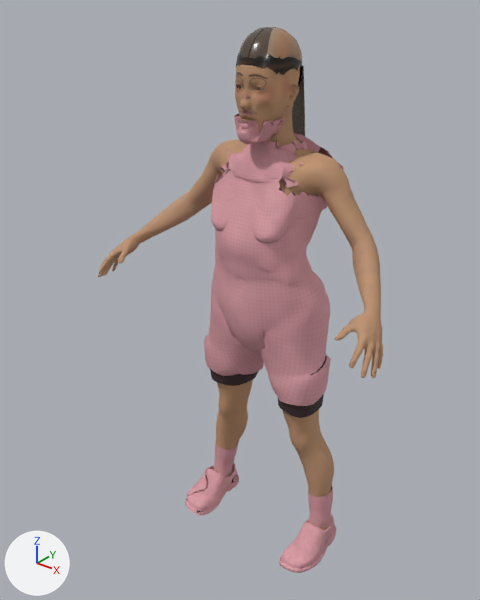
An edit to the glTF model studio/public/assets/characters/char.female-lansia/char.female-lansia.glb, drawn before and after from the same camera.
One viewpoint serves both versions: a camera (50 mm lens) standing at (1.019, -1.436, 1.657) and looking at (-0.053, -0.096, 0.827). The lights are fixed; the arrows at lower left show +X, +Y and +Z. The picture after the commit comes second. Vertices at exactly the same position are counted once.

Before the edit, the objects in view are built like this:
```python
ob_char_female_lansia_mesh = bpy.data.objects.new('char.female-lansia-mesh', me_char_female_lansia)
ob_char_female_lansia_mesh.location = (0.0, 0.0, 0.0)
```
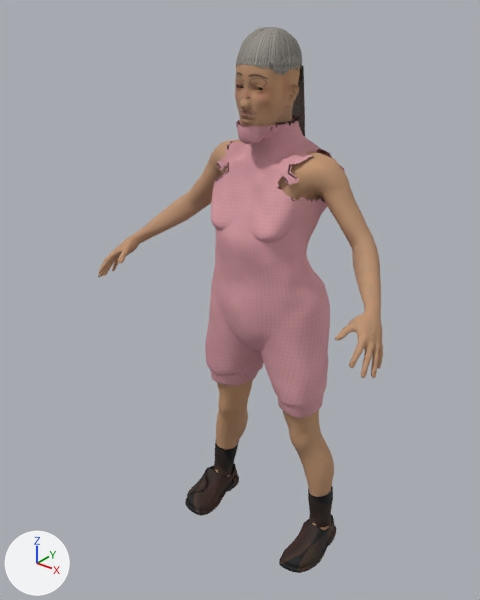
Boxes (x1, y1, x2, y2) around the edits, measured in the pictures (480 x 600 px; the box of a moved part takes in the faces that stretch with it):
'char.female-lansia-mesh', surface changed, reshaped
    both: (98, 27, 383, 573)
part 1 of me_char_female_lansia, moved or reshaped
    before: (209, 114, 344, 380)
    after: (207, 116, 345, 381)
part 2 of me_char_female_lansia, surface changed
    before: (235, 173, 266, 342)
    after: (230, 176, 265, 339)

Patch to the scene script:
```diff
--- a/studio/public/assets/characters/char.female-lansia/char.female-lansia.glb.py
+++ b/studio/public/assets/characters/char.female-lansia/char.female-lansia.glb.py
@@ mat_cloth_shorts @@
 n2 = _N.new('ShaderNodeTexImage'); n2.name = 'Image Texture'
-n2.image = img_tex6
+n2.image = img_tex9
 n3 = _N.new('ShaderNodeSeparateColor'); n3.name = 'Separate Color'
 n4 = _N.new('ShaderNodeTexImage'); n4.name = 'Image Texture.001'
-n4.image = img_tex7
+n4.image = img_tex10
 n5 = _N.new('ShaderNodeNormalMap'); n5.name = 'Normal Map'
@@ mat_cloth_shorts @@
 n6 = _N.new('ShaderNodeTexImage'); n6.name = 'Image Texture.002'
-n6.image = img_tex8
+n6.image = img_tex11
 _L.new(n0.outputs[0], n1.inputs[0])  # 'BSDF' to 'Surface'
@@ mat_cloth_shoes01 @@
 n2 = _N.new('ShaderNodeTexImage'); n2.name = 'Image Texture'
-n2.image = img_tex9
+n2.image = img_tex12
 n3 = _N.new('ShaderNodeSeparateColor'); n3.name = 'Separate Color'
 n4 = _N.new('ShaderNodeTexImage'); n4.name = 'Image Texture.001'
-n4.image = img_tex10
+n4.image = img_tex13
 n5 = _N.new('ShaderNodeNormalMap'); n5.name = 'Normal Map'
@@ mat_cloth_shoes01 @@
 n6 = _N.new('ShaderNodeTexImage'); n6.name = 'Image Texture.002'
-n6.image = img_tex11
+n6.image = img_tex14
 _L.new(n0.outputs[0], n1.inputs[0])  # 'BSDF' to 'Surface'
@@ mat_hair @@
 n4 = _N.new('ShaderNodeTexImage'); n4.name = 'Image Texture'
-n4.image = img_tex24
+n4.image = img_tex27
 n5 = _N.new('ShaderNodeMath'); n5.name = 'Math.002'
@@ mat_hair @@
 n7 = _N.new('ShaderNodeTexImage'); n7.name = 'Image Texture.001'
-n7.image = img_tex25
+n7.image = img_tex28
 n8 = _N.new('ShaderNodeNormalMap'); n8.name = 'Normal Map'
@@ mat_hair @@
 n9 = _N.new('ShaderNodeTexImage'); n9.name = 'Image Texture.002'
-n9.image = img_tex26
+n9.image = img_tex29
 _L.new(n0.outputs[0], n1.inputs[0])  # 'BSDF' to 'Surface'
@@ mat_cloth_tunic_trim @@
+mat_cloth_tunic_trim = bpy.data.materials.new('cloth-tunic-trim')
+# uses the picture img_tex6
+# uses the picture img_tex7
+# uses the picture img_tex8
@@ me_char_female_lansia @@
 # used by ob_char_female_lansia_mesh; location = (0.0, 0.0, 0.0)
-me_char_female_lansia.from_pydata(...)  # 20436 vertices, 39829 faces; spans x -0.46..0.46, y -0.3..0.12, z -0.01..1.55
+me_char_female_lansia.from_pydata(...)  # 20427 vertices, 39755 faces; spans x -0.46..0.46, y -0.3..0.12, z -0.01..1.55
+# me_char_female_lansia part 1: 588 vertices moved from x -0.19..0.19, y -0.17..0.12, z 0.57..1.34 to x -0.19..0.19, y -0.17..0.12, z 0.57..1.33; 1086 vertices removed from x -0.2..0.2, y -0.17..0.12, z 0.57..1.35; 1077 vertices added at x -0.19..0.19, y -0.17..0.12, z 0.57..1.34
+# me_char_female_lansia part 2: 11 kept faces spanning x -0.13..0.05, y -0.14..0.03, z 0.7..1.33 get new texture (UV) coordinates
 me_char_female_lansia.materials.append(mat_skin)
@@ me_char_female_lansia @@
 me_char_female_lansia.materials.append(mat_hair_long)
+me_char_female_lansia.materials.append(mat_cloth_tunic_trim)
```
